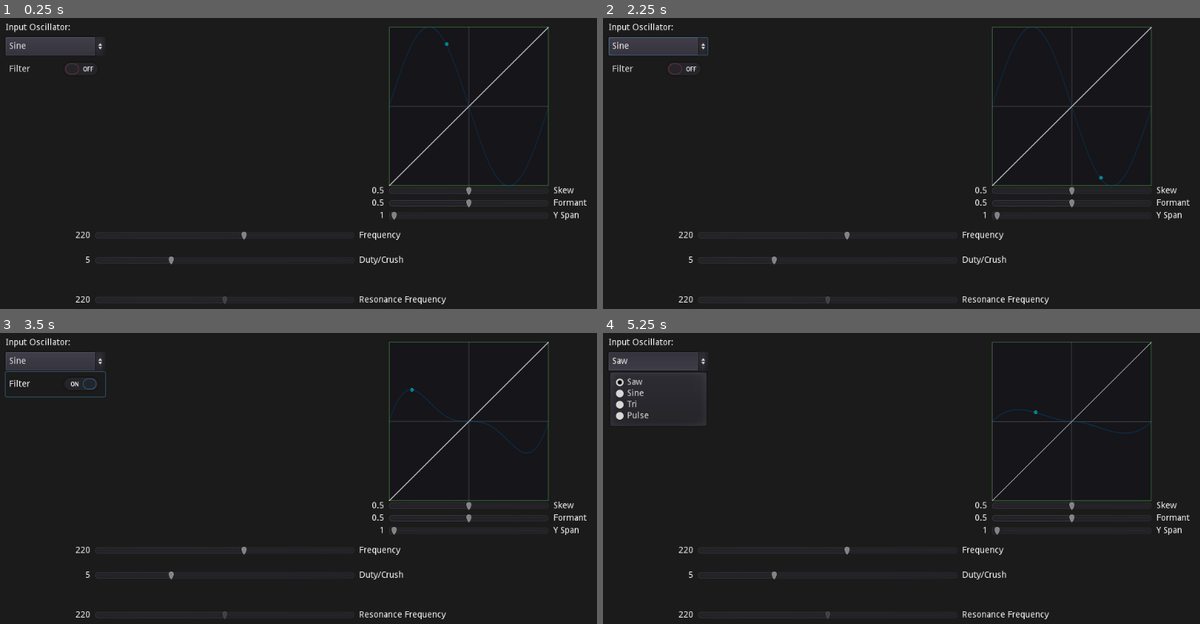
Above: before the commit, frames 1-4 (two rows, left to right).
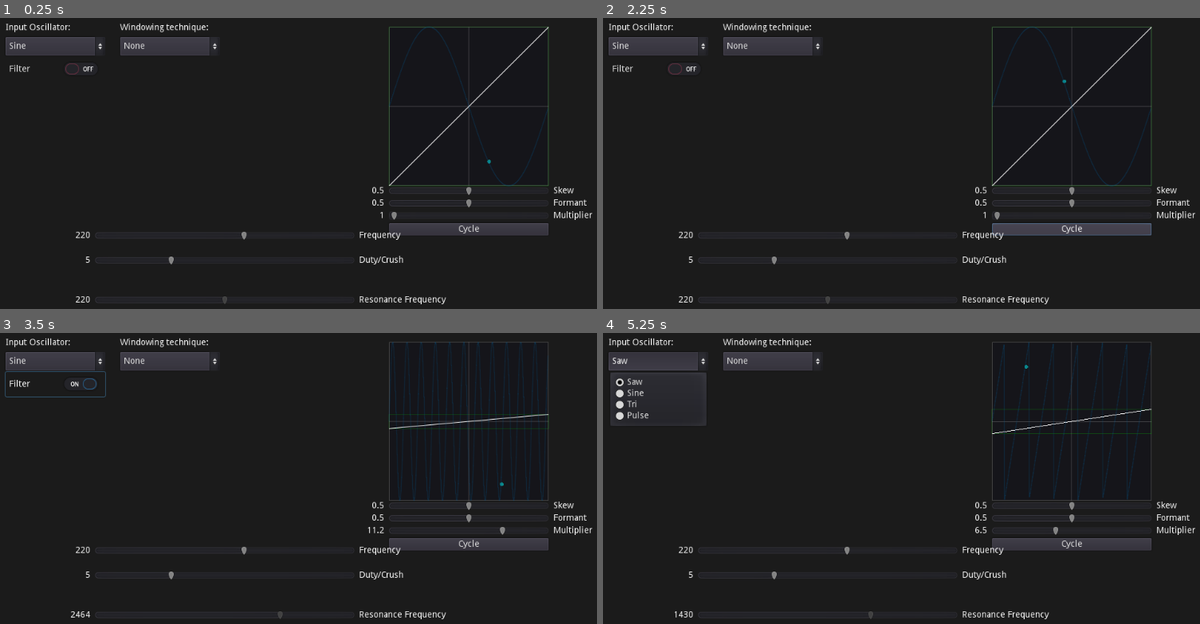
Above: after the commit, the same moments.

Repository: nobuyukinyuu/oscillator-experiments
Game: Godot game, scene res://VPD.tscn
The game is run twice, just before and just after one commit, with the same random seed, the same clock (stepped at 60 frames per second) and the same inputs.
Inputs (mouse positions are in pixels of both pictures, inside the frame that each line leads up to):
- Up to frame 1 (0.25 s): no input
- Up to frame 2 (2.25 s): click "Sine" at 0.5 s; click (770, 47) at 1.25 s, where only the run after the commit has a clickable "None"; click (1074, 230) at 2 s, where only the run after the commit has a clickable "Cycle"
- Up to frame 3 (3.5 s): click "Filter" at 2.75 s
- Up to frame 4 (5.25 s): click "Sine" at 3.5 s; click "Filter" at 4.25 s; click "Saw" at 5 s

The runs differ from the first frame. In frame 1, 2.3% of the frame differs, in the area x 20-100%, y 1-75%; in frame 2, 2.5%; in frame 3, 3.3%, in the area x 11-100%, y 1-99%; in frame 4, 3.3%.

Commit message:
-Different windowing techniques -YSpan renamed to Multiplier to clarify purpose -Multiplier cycling feature

Diff:
--- a/VPD.tscn
+++ b/VPD.tscn
@@ -1,9 +1,10 @@
-[gd_scene load_steps=6 format=2]
+[gd_scene load_steps=8 format=2]
 
 [ext_resource path="res://SldLb.tscn" type="PackedScene" id=2]
 [ext_resource path="res://VPD_Gen.gd" type="Script" id=3]
 
 [sub_resource type="AudioStreamGenerator" id=1]
+mix_rate = 48000.0
 buffer_length = 0.2
 
 [sub_resource type="StyleBoxFlat" id=6]
@@ -33,7 +34,7 @@
 	#Draw XY Plot of lines for PD modulation span
 	var x = $V/Skew.value
 	var y = $V/Formant.value
-	var y_span = $V/YSpan.value
+	var y_span = $V/Mult.value
 
 	var ratio = 1.0 / y_span
 
@@ -68,6 +69,7 @@
 	update()
 
 	var pts = []
+	var stream = owner.get_node(\"AudioStreamPlayer\")
 	if owner.get_node(\"chkFilter\").pressed == true:
 		var reso_mult = owner.get_node(\"AudioStreamPlayer\").y_span
 		for i in rect_size.x:
@@ -75,15 +77,15 @@
 #			var reso_phase = fmod((i*reso_mult / rect_size.x), 1.0)
 
 			var phase = (i/rect_size.x)  #Phase angle
-			var reso_phase = owner.get_node(\"AudioStreamPlayer\").distort(fmod((i*reso_mult / rect_size.x), 1.0), true)
+			var reso_phase = stream.distort(fmod((i*reso_mult / rect_size.x), 1.0), true)
 
 			var osc = osc_at( reso_phase )
-			var window = owner.get_node(\"AudioStreamPlayer\").window(phase, SINC)
+			var window = stream.window(phase, stream.window_tech)
 			osc *= window
 			pts.append(Vector2(i, (-osc/2.0 + 0.5) * rect_size.y))
 	else:
 		for i in rect_size.x:
-			var osc = osc_at( fposmod(owner.get_node(\"AudioStreamPlayer\").distort(i / rect_size.x), 1.0) )
+			var osc = osc_at( fposmod(stream.distort(i / rect_size.x), 1.0) )
 			pts.append(Vector2(i, (-osc/2.0 + 0.5) * rect_size.y))
 
 	$Poly.points = pts
@@ -121,6 +123,34 @@
 		$V/Formant.value = v.y
 "
 
+[sub_resource type="Animation" id=7]
+resource_name = "1"
+length = 4.0
+loop = true
+tracks/0/type = "bezier"
+tracks/0/path = NodePath(".:value")
+tracks/0/interp = 1
+tracks/0/loop_wrap = true
+tracks/0/imported = false
+tracks/0/enabled = true
+tracks/0/keys = {
+"points": PoolRealArray( 0, -0.25, 0, 0.25, 0, 15, -0.25, 0, 0.25, 0, 1, -0.25, 0, 0.25, 0 ),
+"times": PoolRealArray( 0, 2, 4 )
+}
+
+[sub_resource type="Animation" id=8]
+length = 0.001
+tracks/0/type = "bezier"
+tracks/0/path = NodePath(".:value")
+tracks/0/interp = 1
+tracks/0/loop_wrap = true
+tracks/0/imported = false
+tracks/0/enabled = true
+tracks/0/keys = {
+"points": PoolRealArray( 0, -0.25, 0, 0.25, 0 ),
+"times": PoolRealArray( 0 )
+}
+
 [node name="Control" type="Control"]
 anchor_right = 1.0
 anchor_bottom = 1.0
@@ -147,6 +177,24 @@
 margin_right = 40.0
 margin_bottom = -8.0
 text = "Input Oscillator:"
+
+[node name="OptionButton2" type="OptionButton" parent="."]
+margin_left = 248.0
+margin_top = 96.0
+margin_right = 408.0
+margin_bottom = 126.0
+text = "None"
+items = [ "None", null, false, -1, null, "Default", null, false, 0, null, "Sinc", null, false, 1, null, "Triangle", null, false, 3, null ]
+selected = 0
+__meta__ = {
+"_edit_group_": true
+}
+
+[node name="Label" type="Label" parent="OptionButton2"]
+margin_top = -22.0
+margin_right = 40.0
+margin_bottom = -8.0
+text = "Windowing technique:"
 
 [node name="CenterContainer" type="Panel" parent="."]
 margin_left = 680.0
@@ -192,7 +240,7 @@
 value = 0.5
 text = "Formant"
 
-[node name="YSpan" parent="CenterContainer/V" instance=ExtResource( 2 )]
+[node name="Mult" parent="CenterContainer/V" instance=ExtResource( 2 )]
 anchor_right = 0.0
 anchor_bottom = 0.0
 margin_top = 40.0
@@ -202,7 +250,17 @@
 max_value = 15.0
 step = 0.1
 value = 1.0
-text = "Y Span"
+text = "Multiplier"
+
+[node name="AnimationPlayer" type="AnimationPlayer" parent="CenterContainer/V/Mult"]
+anims/1 = SubResource( 7 )
+anims/RESET = SubResource( 8 )
+
+[node name="Button" type="Button" parent="CenterContainer/V"]
+margin_top = 60.0
+margin_right = 256.0
+margin_bottom = 80.0
+text = "Cycle"
 
 [node name="Freq" parent="." instance=ExtResource( 2 )]
 anchor_right = 0.0
@@ -252,10 +310,12 @@
 text = "Filter"
 
 [connection signal="item_selected" from="OptionButton" to="CenterContainer" method="redraw"]
+[connection signal="item_selected" from="OptionButton2" to="AudioStreamPlayer" method="_on_OptionButton2_item_selected"]
 [connection signal="gui_input" from="CenterContainer" to="CenterContainer" method="_on_CenterContainer_gui_input"]
 [connection signal="value_changed" from="CenterContainer/V/Skew" to="AudioStreamPlayer" method="_on_Skew_value_changed"]
 [connection signal="value_changed" from="CenterContainer/V/Formant" to="AudioStreamPlayer" method="_on_Formant_value_changed"]
-[connection signal="value_changed" from="CenterContainer/V/YSpan" to="AudioStreamPlayer" method="_on_YSpan_value_changed"]
+[connection signal="value_changed" from="CenterContainer/V/Mult" to="AudioStreamPlayer" method="_on_YSpan_value_changed"]
+[connection signal="pressed" from="CenterContainer/V/Button" to="AudioStreamPlayer" method="_on_Button_pressed"]
 [connection signal="value_changed" from="Freq" to="AudioStreamPlayer" method="_on_Freq_value_changed"]
 [connection signal="value_changed" from="Reso" to="AudioStreamPlayer" method="_on_Reso_value_changed"]
 [connection signal="value_changed" from="Duty" to="AudioStreamPlayer" method="_on_Duty_value_changed"]
--- a/VPD_Gen.gd
+++ b/VPD_Gen.gd
@@ -20,6 +20,9 @@
 
 var inc = 0.0  #Base phase Increment.  Filled by frequency changers
 var reso_inc = 0.0  #Increment for resonance frequency
+
+enum {AUTO=-1, NONE, DEFAULT, SINC, TRIW}  #Windowing technique.  Default imitates CZ
+var window_tech = NONE
 
 func _ready():
 	fill_buffer()
@@ -52,7 +55,7 @@
 
 			#Now retrieve the value of the resonance frequency and window it based on fundamental.
 #			osc = oscillator(reso_phase) * window(phase)
-			osc = oscillator(distort(fmod(reso_phase, 1.0), true)) * window(phase, SINC)
+			osc = oscillator(distort(fmod(reso_phase, 1.0), true)) * window(phase, window_tech)
 
 
 			playback.push_frame(Vector2.ONE * osc)
@@ -112,7 +115,6 @@
 
 	return fposmod(phase, 1.0)
 
-enum {AUTO=-1, DEFAULT, SINC}
 func window(phase, func_type=DEFAULT):
 	#angle is the phase angle 0-1. For our typical symmetrical windowing funcs we wanna offset phase 50%?
 	var angle = fmod(phase, 1.0)
@@ -120,12 +122,19 @@
 	#TODO:  Add more windowing functions
 
 	match func_type:
+		NONE:
+			return 1
 		DEFAULT:
 			return 1.0-distort(angle, true)
 		SINC:
 			#normalized sinc
 		#	return sin((PI*angle)/PI*angle)
 			return sin((TAU*(angle-0.5))/TAU*(angle-0.5)) * 4
+		TRIW:
+			var output
+			if angle < 0.5: output = angle * 2
+			else: output = (1.0 - angle) * 2
+			return distort(output, true)
 
 func _on_Freq_value_changed(value):
 	freq = value
@@ -160,3 +169,16 @@
 	#Reset the phrase accumulators so that hard sync works properly
 	phase = 0
 	reso_phase = 0
+
+
+func _on_Button_pressed():
+	var p:AnimationPlayer
+	p = owner.get_node("CenterContainer/V/Mult/AnimationPlayer")
+	if p.is_playing():  p.stop()
+	else: p.play("1")
+
+
+#Change windowing tech
+func _on_OptionButton2_item_selected(index):
+	window_tech = index
+	owner.get_node("CenterContainer").redraw()
